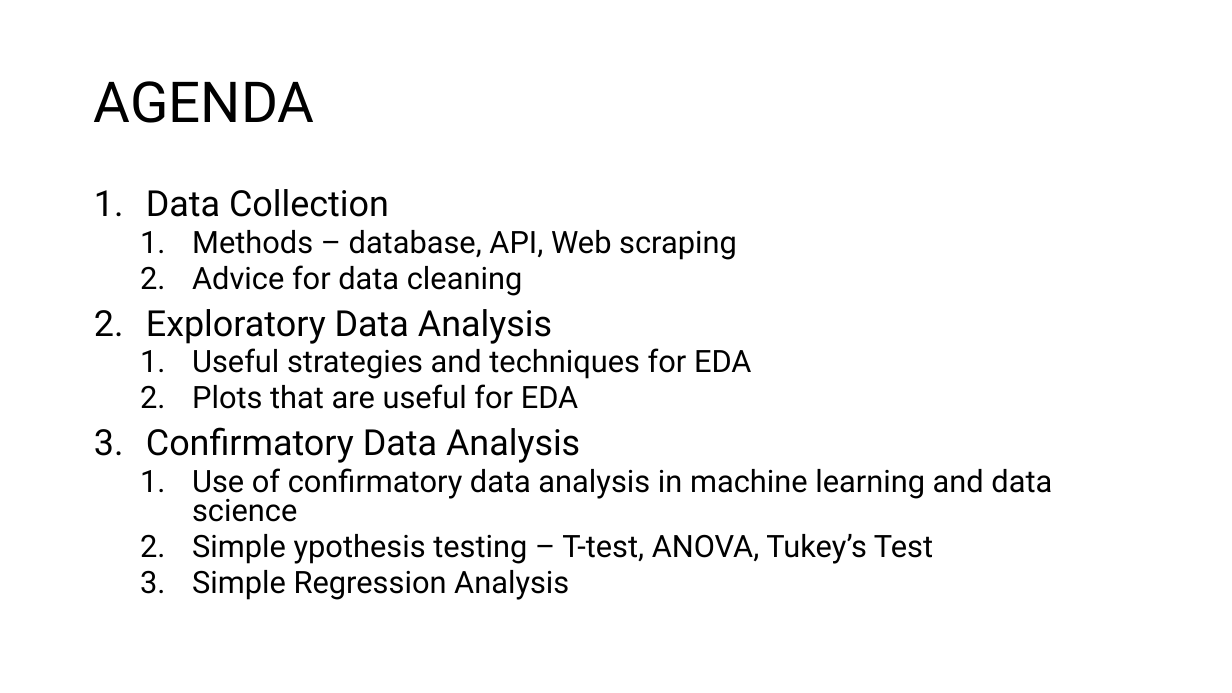
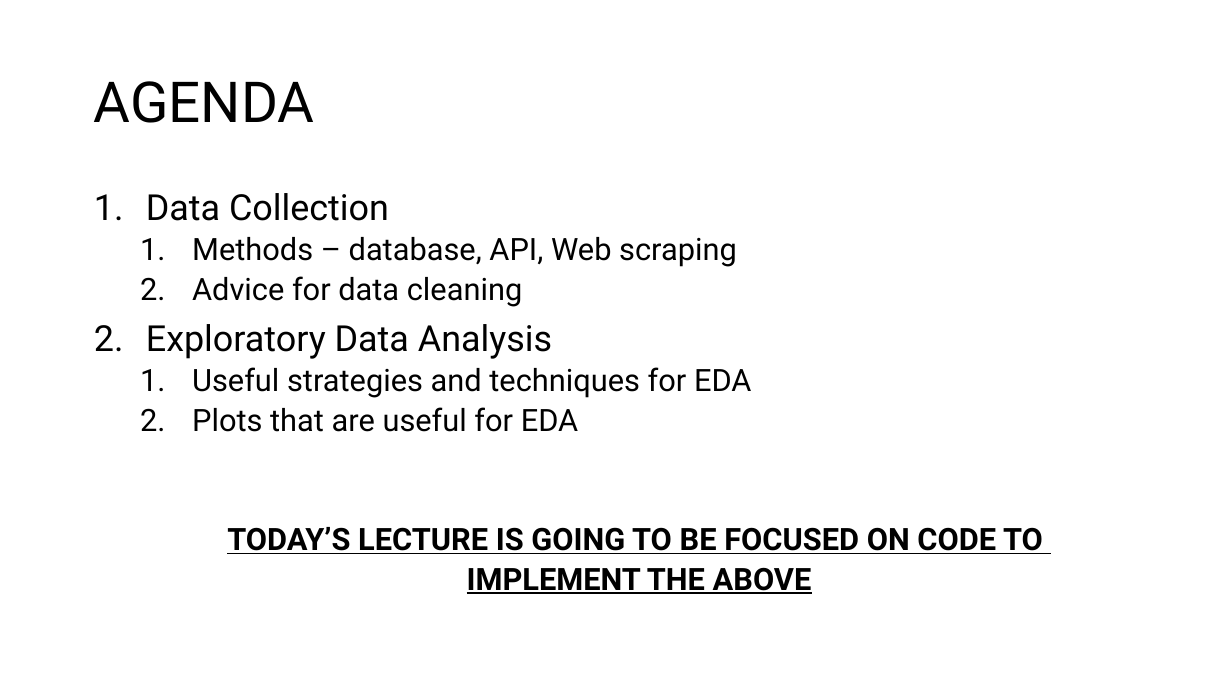
Before and after one commit to InzamamRahaman/COMP6940-2023, a slide deck: slide 2 of Lectures/Lecture 2/COMP6940 Lecture 2.pptx. Drawn at 1232x693 pixels with LibreOffice and Linux fonts; fonts in the diff are those of the drawing. Boxes give left, top, right and bottom in pixels: in the first picture for what was removed or moved away, otherwise in the second. Text is boxed around its words. In the diff, an @@ line names an element or a change of style, - is before the commit and + after.

```diff
--- a/Lectures/Lecture 2/COMP6940 Lecture 2.pptx
+++ b/Lectures/Lecture 2/COMP6940 Lecture 2.pptx
@@ text at bbox=[146, 193, 751, 432]: line spacing 0.8 to 0.9 @@
@@ text at bbox=[227, 527, 1043, 594]: text changed; bold on @@
-3. Confirmatory Data Analysis
-  1. Use of confirmatory data analysis in machine learning and data science
-  2. Simple ypothesis testing – T-test, ANOVA, Tukey’s Test
-  3. Simple Regression Analysis
+  TODAY’S LECTURE IS GOING TO BE FOCUSED ON CODE TO
+  IMPLEMENT THE ABOVE
```
Also in this commit, not shown: 2 other slides changed, 4 slides added, 22 slides removed, 12 other files.
